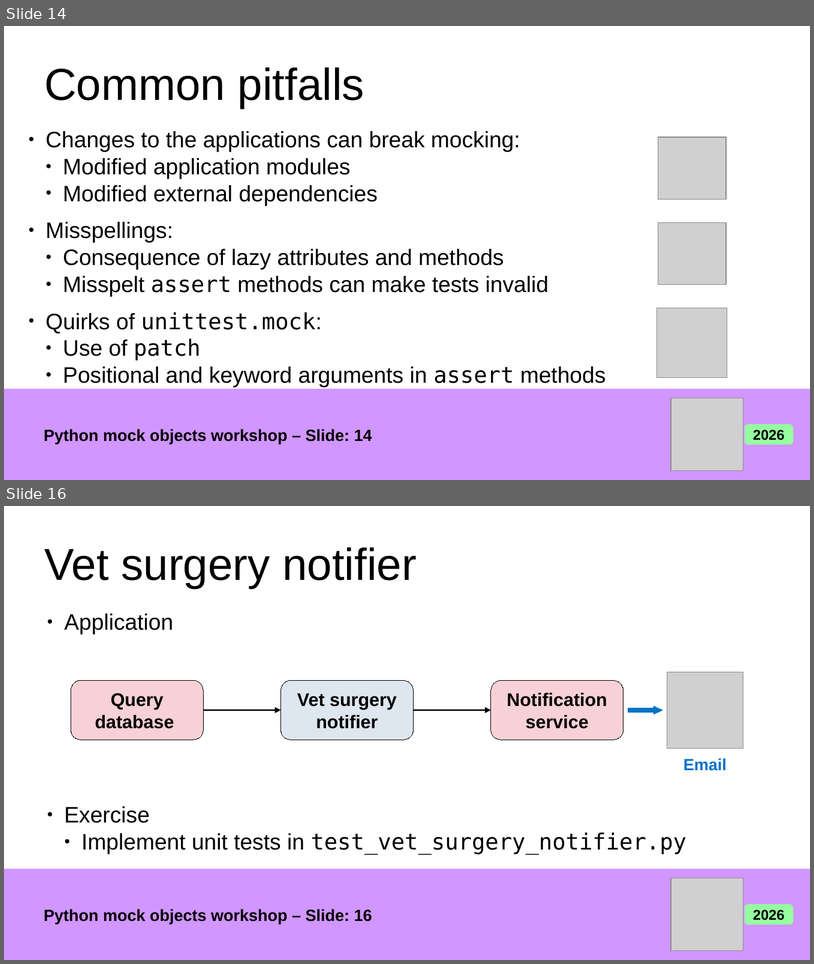
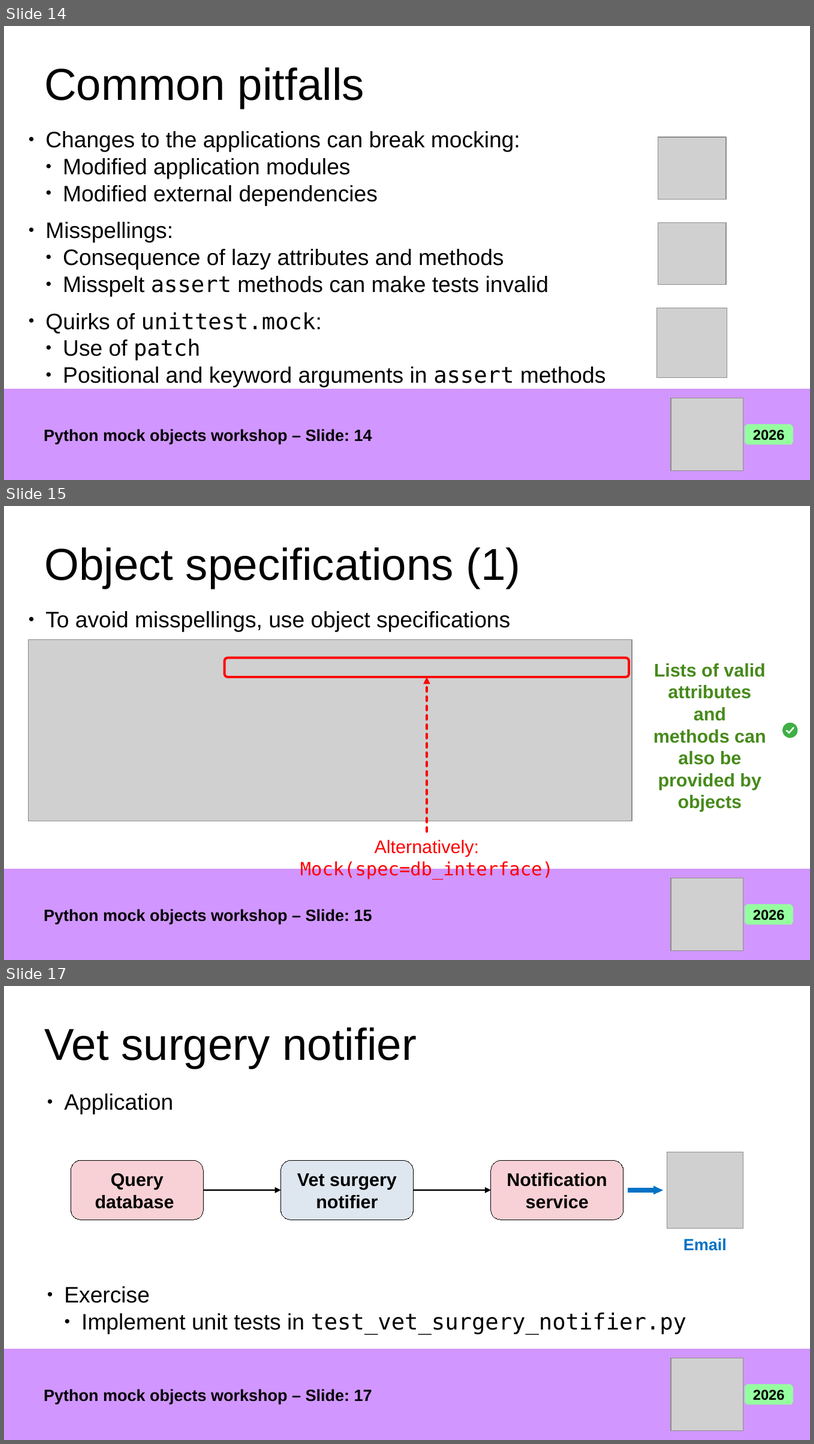
Before and after one commit to giusepperaffa/pycon-wroclaw-2026, a slide deck: Python_Mock_Objects_Workshop.odp. Shown one above the other, each under a label of ours: slides 14 and 16 before the commit, slides 14, 15 and 17 after it; the slides between them are not shown. The pictures are 814x964 and 814x1444 pixels, drawn with LibreOffice and Linux fonts; fonts in the diff are those of the drawing; grey boxes stand for pictures. Boxes give left, top, right and bottom in pixels: in the first picture for what was removed or moved away, otherwise in the second. Text is boxed around its words. In the diff, an @@ line names an element or a change of style, - is before the commit and + after.

```diff
--- a/Python_Mock_Objects_Workshop.odp
+++ b/Python_Mock_Objects_Workshop.odp
@@ slide 15 added at [4, 506, 810, 960], background #FFFFFF @@
@@ title added at [44, 547, 521, 588], 44 pt, text #000000 @@
+Object specifications (1)
@@ text added at [45, 611, 510, 632], 22 pt, text #000000 @@
+● To avoid misspellings, use object specifications
@@ group added at [28, 640, 798, 879]: 2 texts, 1 ellipse, 1 freeform shape, 1 picture, 1 rounded rectangle, 1 arrow @@
+Alternatively: Mock(spec=db_interface)
+Lists of valid attributes and methods can also be provided by objects
@@ group added at [4, 869, 810, 960]: 1 rectangle, 1 picture, 1 text, 1 rounded rectangle @@
+Python mock objects workshop – Slide: 15
+2026
@@ what was slide 16 is now slide 17 @@
@@ text at [44, 1389, 372, 1404]: text changed @@
-Python mock objects workshop – Slide: 16
+Python mock objects workshop – Slide: 17
```
Also in this commit, not shown: 1 slide changed, 1 other slide added, 1 slide removed, 1 other file.
